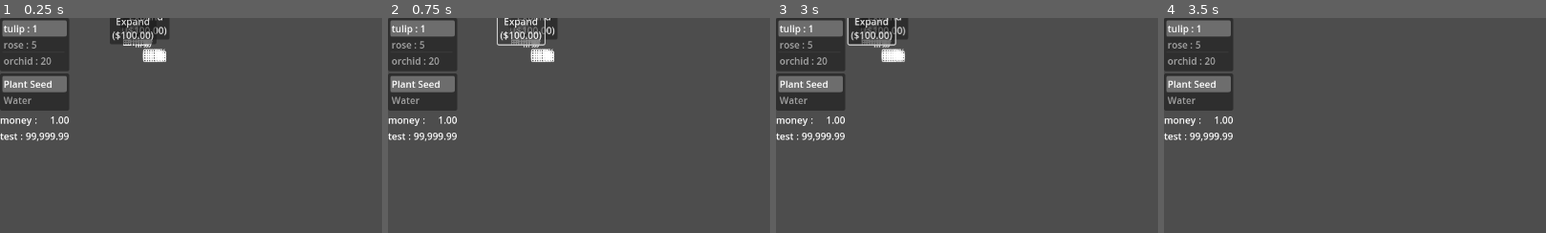
Above: before the commit, frames 1-4 (left to right).
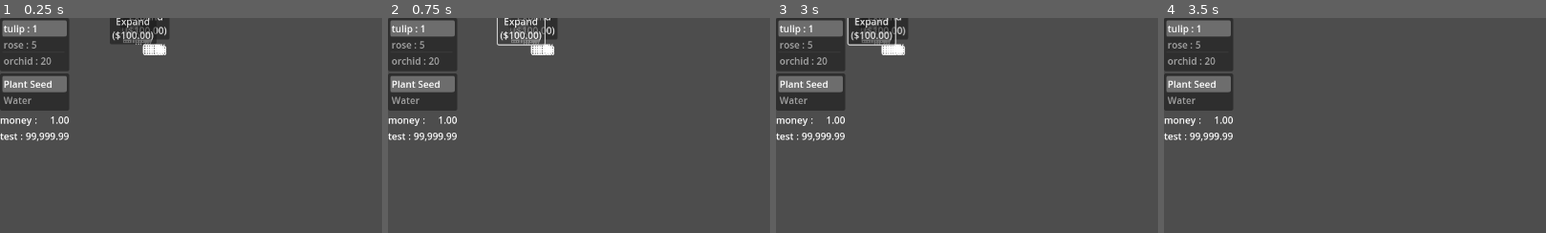
Above: after the commit, the same moments.

Repository: AtkinTC/Godot-Garden
Game: Godot game, scene res://Scenes/main.tscn
Two runs of this game, one before a commit and one after it. Both use one fixed random seed, a clock stepped at 60 frames per second and the inputs below.
Inputs (mouse positions are % of the whole screen's width and height, from its top left):
- Up to frame 1 (0.25 s): no input
- Up to frame 2 (0.75 s): click (16, 1) at 0.52 s
- Up to frame 3 (3 s): click "Expand ($100.00)" at 1.25 s; click "Expand ($100.00)" at 2 s; tap Enter at 2.75 s; move the mouse to (72, 45) at 2.77 s; hold D (ui_right) from 2.78 s (still down); tap Mouse wheel up (zoom_in) at 2.85 s
- Up to frame 4 (3.5 s): keep holding D (ui_right)
The pictures show only the part of the screen within x 0-50%, y 0-50%; the shares and areas given below are measured in that part.

The runs differ from the first frame. In frame 1, 0.5% of the frame differs, in the area x 32-44%, y 7-21%; in frame 2, 0.4%; in frame 3, 0.4%; in frame 4, nothing differs.
Error in both runs: Invalid access to property or key 'minimum_size' on a base object of type 'TextureProgressBar'. (res://Scenes/Garden/GardenPlotNode.gd:66)

Commit message:
minor garden plot visual changes

Diff:
--- a/Scenes/Garden/GardenPlotNode.tscn
+++ b/Scenes/Garden/GardenPlotNode.tscn
@@ -31,6 +31,7 @@
 anchor_right = 1.0
 anchor_bottom = 1.0
 mouse_filter = 2
+theme_override_constants/separation = 0
 
 [node name="CoordLabel" type="Label" parent="V"]
 offset_right = 100.0
@@ -39,18 +40,18 @@
 text = "(XX,YY)"
 
 [node name="PlantedLabel" type="Label" parent="V"]
-offset_top = 21.0
+offset_top = 17.0
 offset_right = 100.0
-offset_bottom = 44.0
+offset_bottom = 40.0
 theme_override_font_sizes/font_size = 14
 text = "PLANTED
 "
 
 [node name="GrowProgressBar" type="TextureProgressBar" parent="V"]
 minimum_size = Vector2(50, 20)
-offset_top = 48.0
+offset_top = 40.0
 offset_right = 100.0
-offset_bottom = 68.0
+offset_bottom = 60.0
 mouse_filter = 2
 value = 50.0
 nine_patch_stretch = true
@@ -67,11 +68,18 @@
 metadata/_edit_layout_mode = 1
 metadata/_edit_use_custom_anchors = false
 
+[node name="Filler" type="Control" parent="V"]
+minimum_size = Vector2(0, 5)
+offset_top = 60.0
+offset_right = 100.0
+offset_bottom = 65.0
+mouse_filter = 2
+
 [node name="WaterProgressBar" type="TextureProgressBar" parent="V"]
 minimum_size = Vector2(50, 20)
-offset_top = 72.0
+offset_top = 65.0
 offset_right = 100.0
-offset_bottom = 92.0
+offset_bottom = 85.0
 mouse_filter = 2
 value = 50.0
 nine_patch_stretch = true
